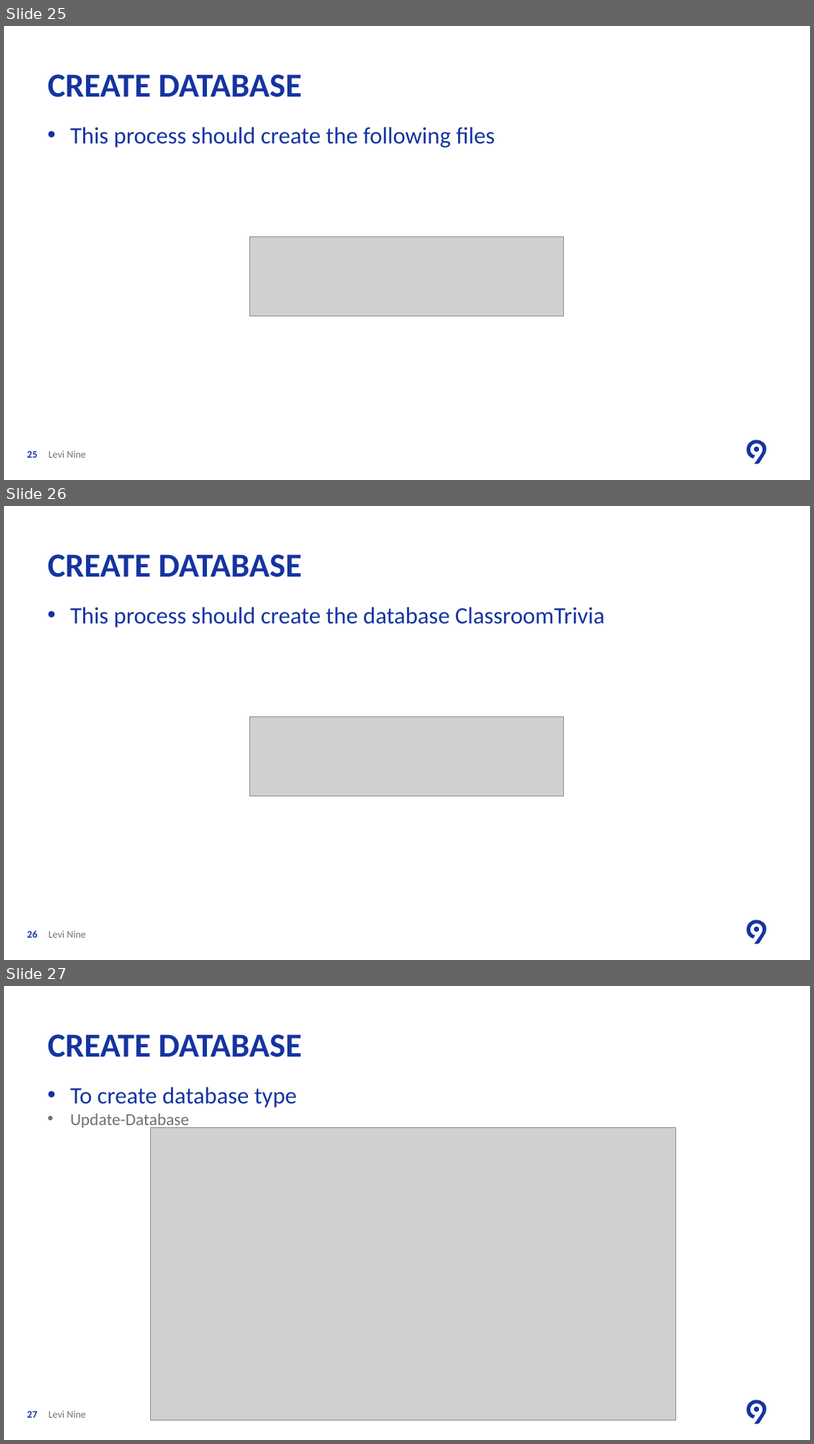
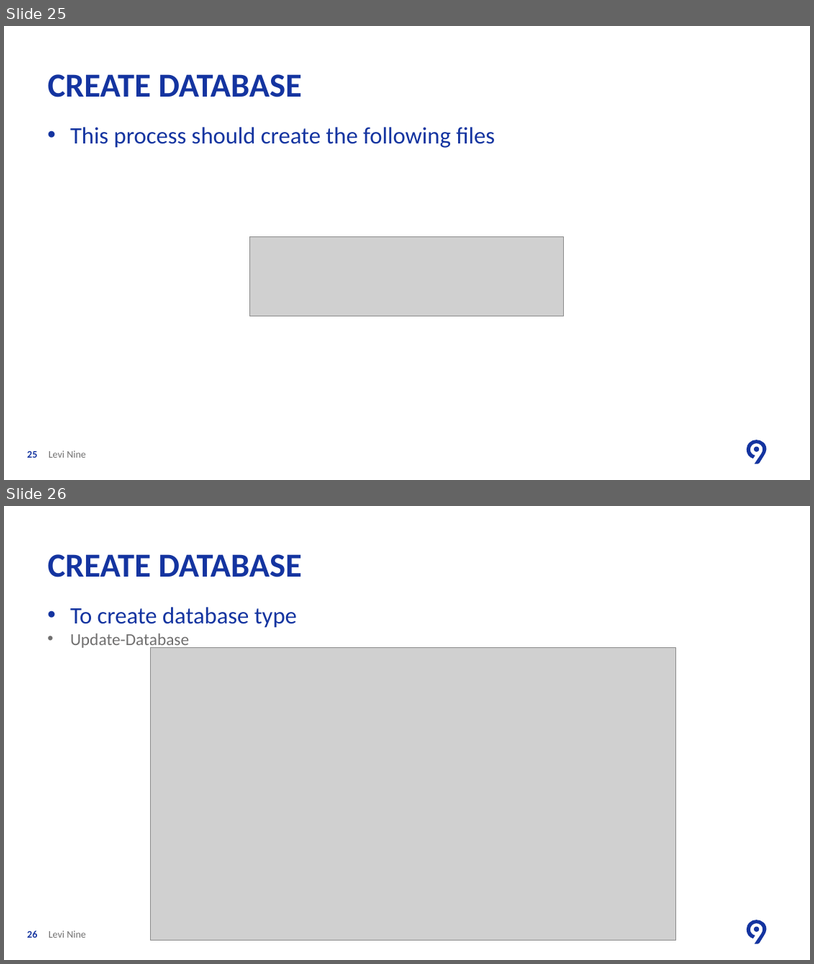
Before and after one commit to ancasturza/PracticaAC2018, a slide deck: PPT/L1/Lesson One Create Web Application.pptx. Shown one above the other, each under a label of ours: slides 25, 26 and 27 before the commit, slides 25 and 26 after it. The pictures are 814x1444 and 814x964 pixels, drawn with LibreOffice and Linux fonts; fonts in the diff are those of the drawing; grey boxes stand for pictures; background and template pictures are left out. Boxes give left, top, right and bottom in pixels: in the first picture for what was removed or moved away, otherwise in the second. Text is boxed around its words. In the diff, an @@ line names an element or a change of style, - is before the commit and + after.

Commit message:
Update PPT

```diff
--- a/PPT/L1/Lesson One Create Web Application.pptx
+++ b/PPT/L1/Lesson One Create Web Application.pptx
@@ slide 26 removed at [4, 506, 810, 960], background #FFFFFF; not listed: 2 template elements that a slide beside it also shows @@
@@ title removed at [48, 554, 302, 577] @@
-CREATE DATABASE
@@ text removed at [70, 607, 605, 628] @@
-• This process should create the database ClassroomTrivia
@@ picture removed at [250, 717, 564, 795] @@
@@ page number removed at [27, 930, 37, 937] @@
-26
@@ text removed at [49, 930, 86, 937] @@
-Levi Nine
@@ what was slide 27 is now slide 26 @@
@@ page number at [27, 930, 37, 937]: text changed @@
-27
+26
```
